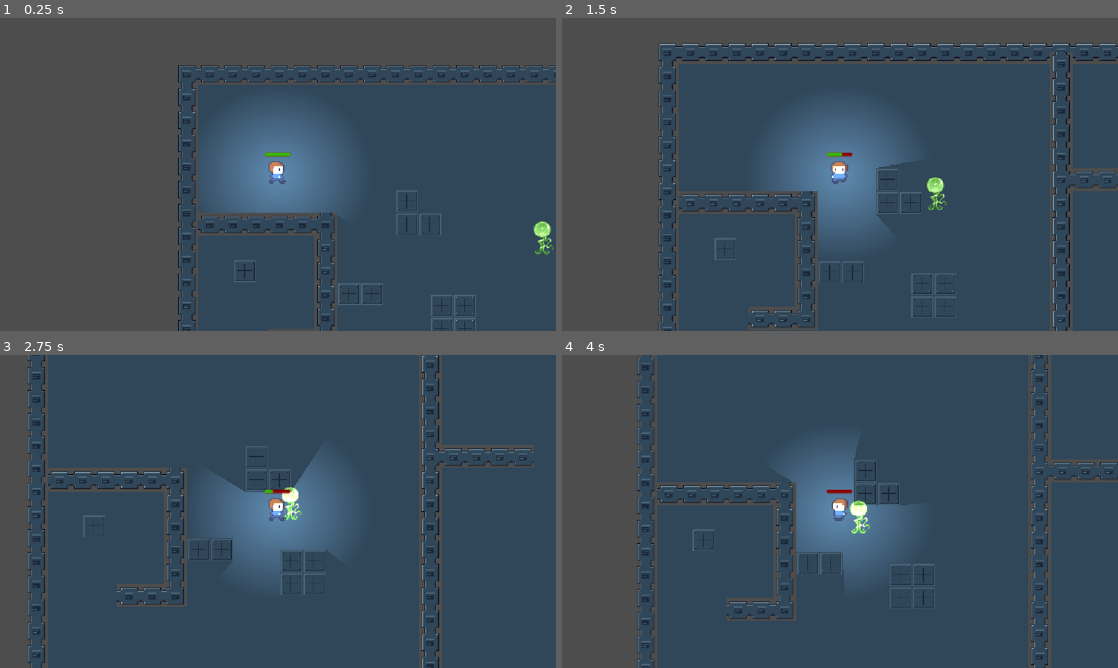
Above: before the commit, frames 1-4 (two rows, left to right).
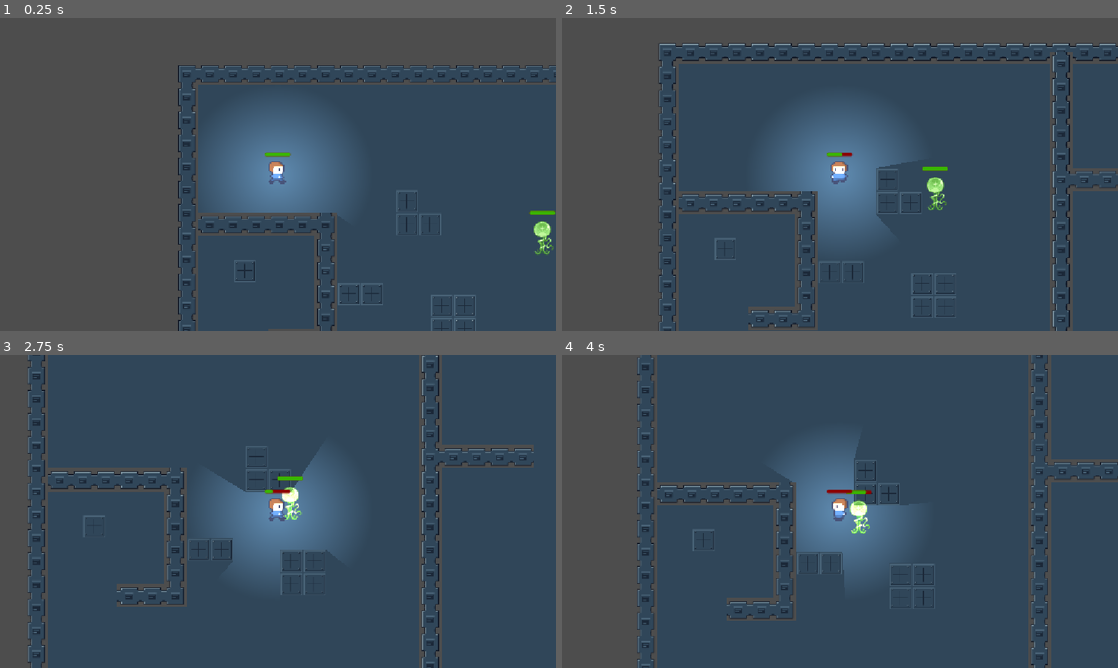
Above: after the commit, the same moments.

Repository: Simi-jpg/codesmelt-jam
Game: Godot game, scene res://scenes/level/dark.tscn
Two runs of this game, one before a commit and one after it. Both use one fixed random seed, a clock stepped at 60 frames per second and the inputs below. This scene is started directly instead of the project's main scene.
Inputs (mouse positions are in pixels of both pictures, inside the frame that each line leads up to):
- Up to frame 1 (0.25 s): no input
- Up to frame 2 (1.5 s): tap Enter (ui_accept) at 0.5, 0.77, 0.8, 1.07, 1.35 s; move the mouse to (962, 158) at 0.52 s; hold Right (ui_right) 0.53-1.28 s; click (962, 158) at 0.6 s; move the mouse to (728, 190) at 1.27 s; hold Down (ui_down) from 1.28 s (still down)
- Up to frame 3 (2.75 s): tap Enter (ui_accept) at 1.52, 1.82, 2.3 s; click (166, 527) at 1.55 s; move the mouse to (333, 442) at 2.02 s; release Down (ui_down) at 2.03 s; hold Right (ui_right) from 2.03 s (still down); click (333, 442) at 2.1 s
- Up to frame 4 (4 s): move the mouse to (812, 574) at 2.77 s; release Right (ui_right) at 2.78 s; hold Up (ui_up) 2.78-3.53 s; click (812, 574) at 2.85 s; tap Enter (ui_accept) at 3.02, 3.32, 3.6, 3.77 s; move the mouse to (1006, 558) at 3.52 s; hold Left (ui_left) from 3.53 s (still down); click (1006, 558) at 3.67 s

The runs differ from the first frame. In frame 1, less than 0.1% of the frame differs, in the area x 95-100%, y 61-63%; in frame 2, less than 0.1%; in frame 3, less than 0.1%, in the area x 49-55%, y 38-41%; in frame 4, less than 0.1%.

Commit message:
Attack enemy (no sword yet)

Diff:
--- a/project-red-gem/project.godot
+++ b/project-red-gem/project.godot
@@ -19,6 +19,10 @@
 
 window/stretch/mode="canvas_items"
 window/stretch/aspect="expand"
+
+[global_group]
+
+enemies=""
 
 [input]
 
@@ -54,6 +58,11 @@
 , Object(InputEventKey,"resource_local_to_scene":false,"resource_name":"","device":-1,"window_id":0,"alt_pressed":false …(182 unchanged characters)…
 ]
 }
+attack={
+"deadzone": 0.2,
+"events": [null, Object(InputEventMouseButton,"resource_local_to_scene":false,"resource_name":"","device":-1,"window_id":0,"alt_pressed":false,"shift_pressed":false,"ctrl_pressed":false,"meta_pressed":false,"button_mask":0,"position":Vector2(0, 0),"global_position":Vector2(0, 0),"factor":1.0,"button_index":1,"canceled":false,"pressed":false,"double_click":false,"script":null)
+]
+}
 
 [physics]
 
--- a/project-red-gem/scenes/character/glowy-alien.tscn
+++ b/project-red-gem/scenes/character/glowy-alien.tscn
@@ -2,6 +2,7 @@
 
 [ext_resource type="Script" uid="uid://dvhql71agmd5u" path="res://scripts/glowy_alien.gd" id="1_543gv"]
 [ext_resource type="Texture2D" uid="uid://blftoj46whjye" path="res://sprites/aliens/glowy.png" id="2_qwd3n"]
+[ext_resource type="Script" uid="uid://blq850lrjhjdq" path="res://scripts/health_component.gd" id="3_w5lni"]
 
 [sub_resource type="AtlasTexture" id="AtlasTexture_w5lni"]
 atlas = ExtResource("2_qwd3n")
@@ -86,7 +87,24 @@
 
 [sub_resource type="CircleShape2D" id="CircleShape2D_0cnue"]
 
-[node name="GlowyAlien" type="CharacterBody2D" unique_id=506719437]
+[sub_resource type="CanvasItemMaterial" id="CanvasItemMaterial_qwd3n"]
+light_mode = 1
+
+[sub_resource type="StyleBoxFlat" id="StyleBoxFlat_w5lni"]
+bg_color = Color(0.5477186, 8.4228816e-07, 4.3317675e-07, 1)
+corner_radius_top_left = 2
+corner_radius_top_right = 2
+corner_radius_bottom_right = 2
+corner_radius_bottom_left = 2
+
+[sub_resource type="StyleBoxFlat" id="StyleBoxFlat_0ttpv"]
+bg_color = Color(0.22262317, 0.7176034, 0, 1)
+corner_radius_top_left = 2
+corner_radius_top_right = 2
+corner_radius_bottom_right = 2
+corner_radius_bottom_left = 2
+
+[node name="GlowyAlien" type="CharacterBody2D" unique_id=506719437 groups=["enemies"]]
 script = ExtResource("1_543gv")
 
 [node name="Glowy" type="AnimatedSprite2D" parent="." unique_id=1330441569]
@@ -97,3 +115,18 @@
 [node name="CollisionShape2D" type="CollisionShape2D" parent="." unique_id=539394300]
 position = Vector2(0, 12)
 shape = SubResource("CircleShape2D_0cnue")
+
+[node name="HealthBar" type="ProgressBar" parent="." unique_id=158959103]
+material = SubResource("CanvasItemMaterial_qwd3n")
+offset_left = -18.0
+offset_top = -30.0
+offset_right = 17.0
+offset_bottom = -25.0
+theme_override_styles/background = SubResource("StyleBoxFlat_w5lni")
+theme_override_styles/fill = SubResource("StyleBoxFlat_0ttpv")
+value = 18.32
+show_percentage = false
+
+[node name="HealthComponent" type="Node" parent="." unique_id=114413037]
+script = ExtResource("3_w5lni")
+metadata/_custom_type_script = "uid://blq850lrjhjdq"
--- a/project-red-gem/scenes/character/player.tscn
+++ b/project-red-gem/scenes/character/player.tscn
@@ -166,3 +166,6 @@
 
 [node name="AttackCollision" type="CollisionShape2D" parent="AttackArea" unique_id=2140938529]
 shape = SubResource("CircleShape2D_0cnue")
+
+[connection signal="body_entered" from="AttackArea" to="." method="_on_attack_area_body_entered"]
+[connection signal="body_exited" from="AttackArea" to="." method="_on_attack_area_body_exited"]
--- a/project-red-gem/scripts/glowy_alien.gd
+++ b/project-red-gem/scripts/glowy_alien.gd
@@ -1,11 +1,29 @@
 extends CharacterBody2D
 
 @onready var player: CharacterBody2D = $"../Player"
+@onready var health: HealthComponent = $HealthComponent
+@onready var health_bar: ProgressBar = $HealthBar
 
 @export var speed: float = 100.0
+
+func _ready() -> void:
+	health.health_changed.connect(_on_health_changed)
+	health.died.connect(_on_died)
+	health_bar.max_value = health.max_health
+	health_bar.value = health.current_health
 
 func _physics_process(delta):
 	if player:
 		var direction = global_position.direction_to(player.global_position)
 		velocity = direction * speed
 		move_and_slide()
+
+func take_damage(amount: int):
+	health.take_damage(amount)
+
+func _on_died():
+	queue_free()
+
+func _on_health_changed(current_health: int, max_health: int):
+	health_bar.max_value = max_health
+	health_bar.value = current_health
--- a/project-red-gem/scripts/player.gd
+++ b/project-red-gem/scripts/player.gd
@@ -6,11 +6,14 @@
 @onready var animated_sprite: AnimatedSprite2D = $AnimatedSprite2D
 @onready var health = $HealthComponent
 @onready var health_bar: ProgressBar = $HealthBar
+@export var attack_damage: int = 10
+
 
 var last_direction: String = "down"
 
+var enemies_in_range: Array[Node2D] = []
+
 func _ready():
-
 	health.died.connect(_on_died)
 	health.health_changed.connect(_on_health_changed)
 	health_bar.max_value = health.max_health
@@ -28,6 +31,9 @@
 		"ui_up",
         "ui_down"
 	)
+
+	if Input.is_action_just_pressed("attack"):
+		attack()
 
 	if Input.is_action_just_pressed("ui_accept"):
 		health.take_damage(10)
@@ -56,3 +62,23 @@
 
 func _on_died():
 	print("DEAD")
+
+
+func _on_attack_area_body_entered(body: Node2D) -> void:
+	if body.is_in_group("enemies"):
+		enemies_in_range.append(body)
+
+func _on_attack_area_body_exited(body: Node2D) -> void:
+	if body.is_in_group("enemies"):
+		enemies_in_range.erase(body)
+
+
+func attack() -> void:
+	if enemies_in_range.is_empty():
+		return
+
+	var enemy = enemies_in_range[0]
+
+	if is_instance_valid(enemy):
+		if enemy.has_method("take_damage"):
+			enemy.take_damage(10)
